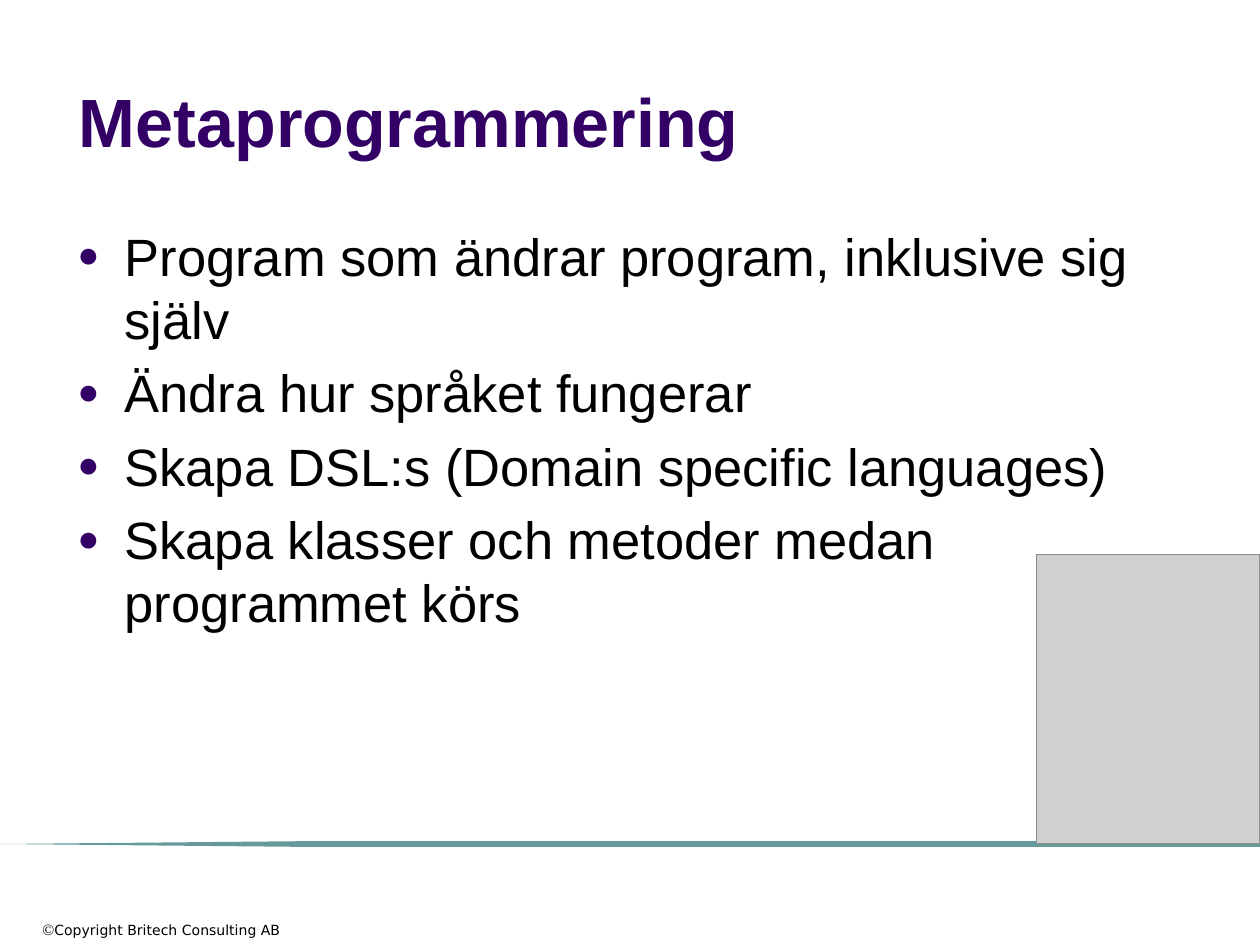
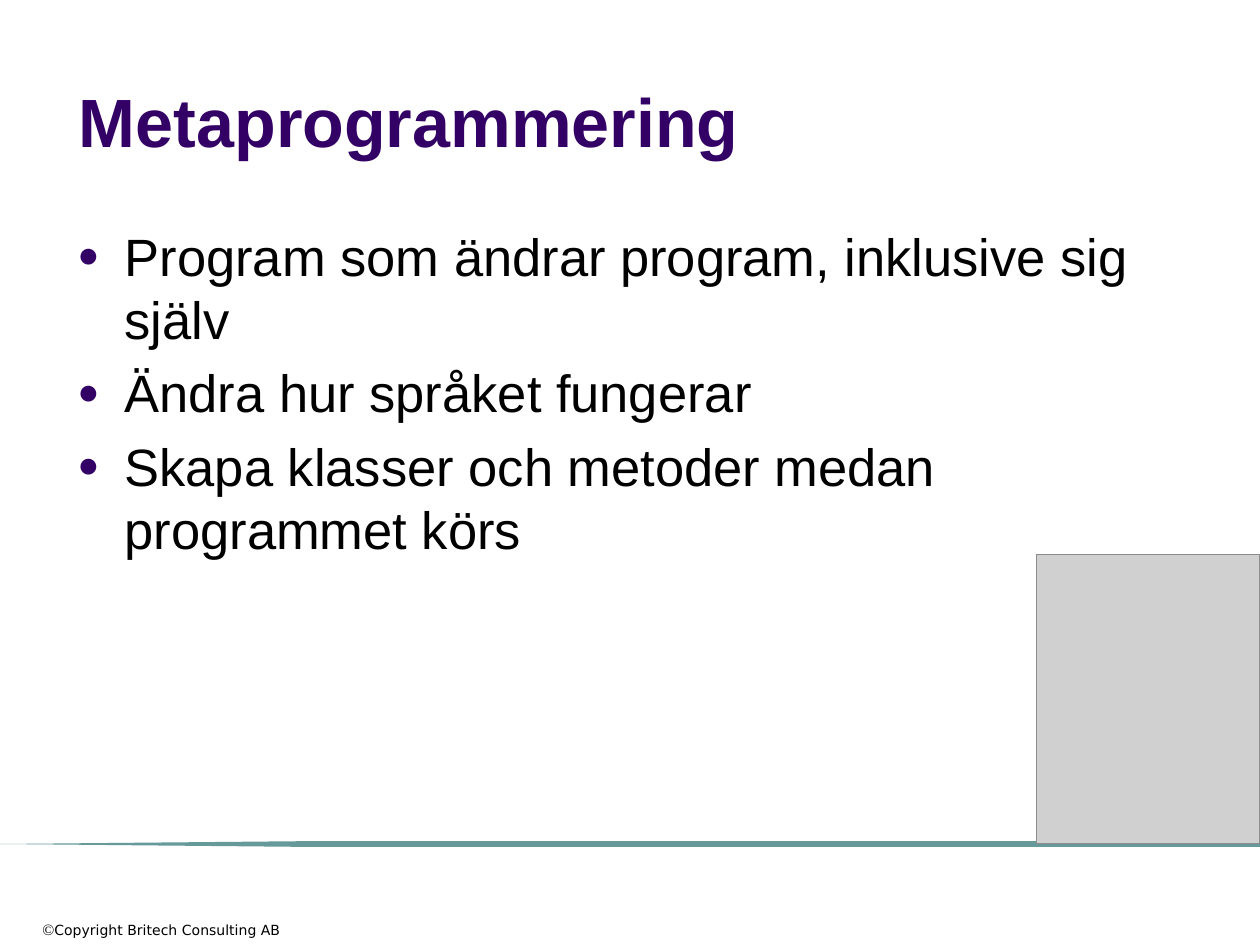
Before and after one commit to me97esn/groovyseminarium, a slide deck: slide 35 of groovyseminarie/dokument/groovyseminarium_source_w_logo.pptx (slide 14 before the commit). Drawn at 1260x945 pixels with LibreOffice and Linux fonts; fonts in the diff are those of the drawing; grey boxes stand for pictures; background and template pictures are left out. Boxes give left, top, right and bottom in pixels: in the first picture for what was removed or moved away, otherwise in the second. Text is boxed around its words. In the diff, an @@ line names an element or a change of style, - is before the commit and + after.

```diff
--- a/groovyseminarie/dokument/groovyseminarium_source_w_logo.pptx
+++ b/groovyseminarie/dokument/groovyseminarium_source_w_logo.pptx
@@ text at [125, 448, 1107, 497]: paragraph removed @@
-● Skapa DSL:s (Domain specific languages)
```
Also in this commit, not shown: 8 other slides changed, 34 slides added, 14 slides removed, 1 other file.
